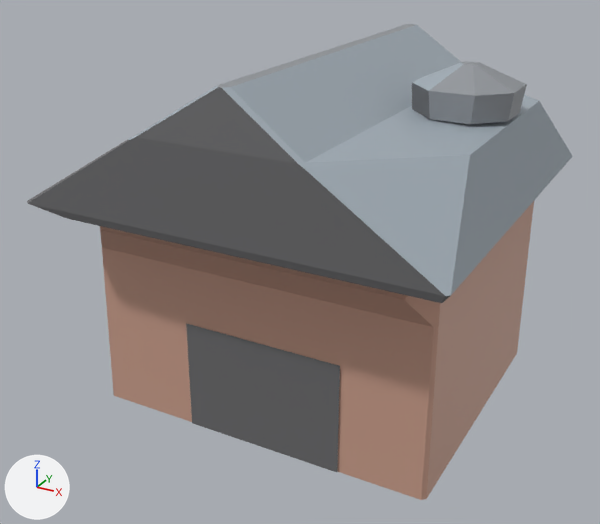
One commit to the glTF model docs/univers/archipeo/batiments/modeles/4e-batiment-abri-de-vapeur/loin.glb: the scene before it, then after it.
Rendered twice from a 50 mm lens placed at (0.806, -1.546, 1.079), pointed at (-0.025, -0.035, 0.324). Every picture has the same lights, and +X, +Y and +Z are marked at lower left. The first picture is the older version. Vertices at exactly the same position are counted once.

Names of what the first picture shows: 'loin'.
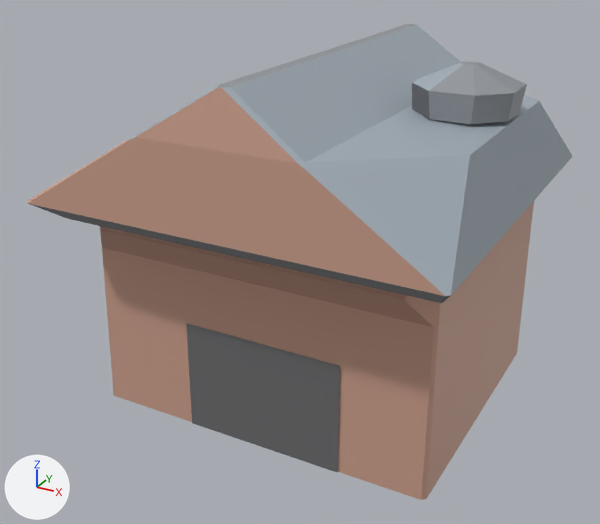
Where the change shows, as pixel boxes [x1, y1, x2, y2] in the pictures (600 x 524 px):
part 1 of me_loin, recoloured (dark grey to beige): [27, 87, 445, 296] in both

What the commit changed:
me_loin has 108 vertices, 196 faces and spans x -0.448..0.452, y -0.425..0.457, z 0.0..0.793.
me_loin is used by ob_loin; location (0.0, 0.0, 0.0).
me_loin part 1: 16 faces centred in x -0.353..0.391, y -0.425..0.447, z 0.457..0.758 are repainted in the vertex colours; the middle colour goes from dark grey #6c6c6e to beige #cca08d.
